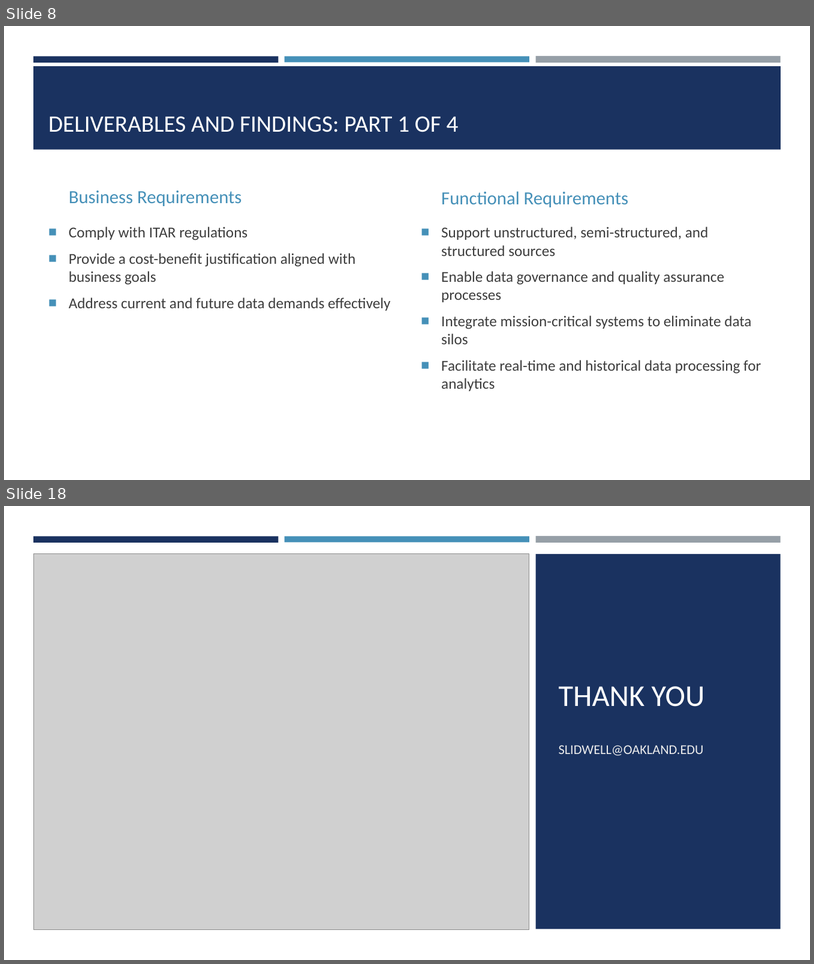
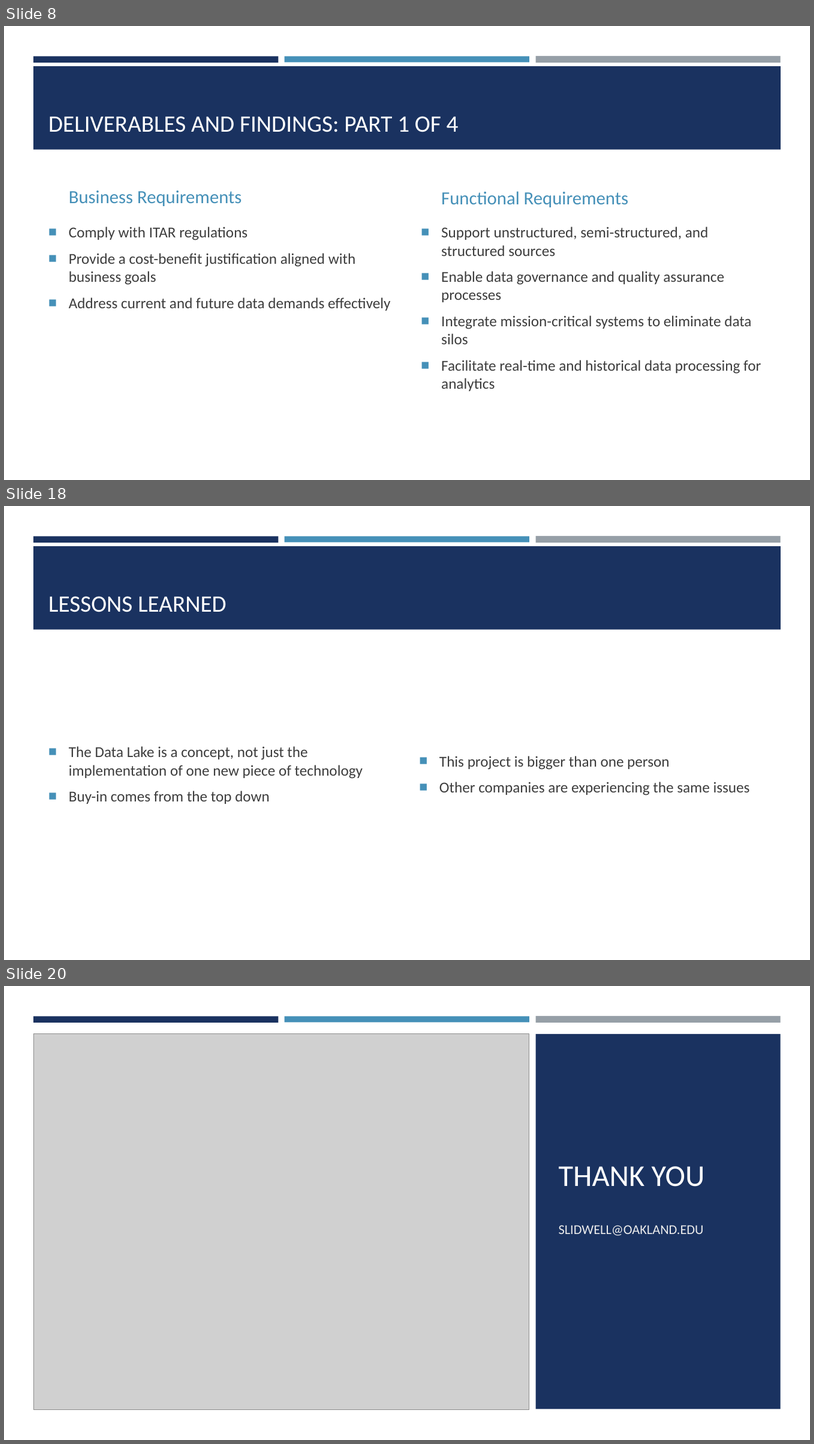
Before and after one commit to slidwell44/MIS6940_finalProject, a slide deck: docs/powerpoint/Class - WI Digital Transformation.pptx. Shown one above the other, each under a label of ours: slides 8 and 18 before the commit, slides 8, 18 and 20 after it; the slides between them are not shown. The pictures are 814x964 and 814x1444 pixels, drawn with LibreOffice and Linux fonts; fonts in the diff are those of the drawing; grey boxes stand for pictures. Boxes give left, top, right and bottom in pixels: in the first picture for what was removed or moved away, otherwise in the second. Text is boxed around its words. In the diff, an @@ line names an element or a change of style, - is before the commit and + after.

```diff
--- a/docs/powerpoint/Class - WI Digital Transformation.pptx
+++ b/docs/powerpoint/Class - WI Digital Transformation.pptx
@@ slide 18 added at [4,506,810,960], background #FFFFFF; not listed: 4 template elements that a slide beside it also shows @@
@@ title added at [48,596,227,612], 28 pt, text #FFFFFF @@
+LESSONS LEARNED
@@ text added at [69,746,363,804], 18 pt, text #3D3D3D @@
+■ The Data Lake is a concept, not just the implementation of one new piece of technology
+■ Buy-in comes from the top down
@@ text added at [440,756,750,795], 18 pt, text #3D3D3D @@
+■ This project is bigger than one person
+■ Other companies are experiencing the same issues
@@ what was slide 18 is now slide 20 @@
```
Also in this commit, not shown: 10 slides changed, 2 other slides added.
